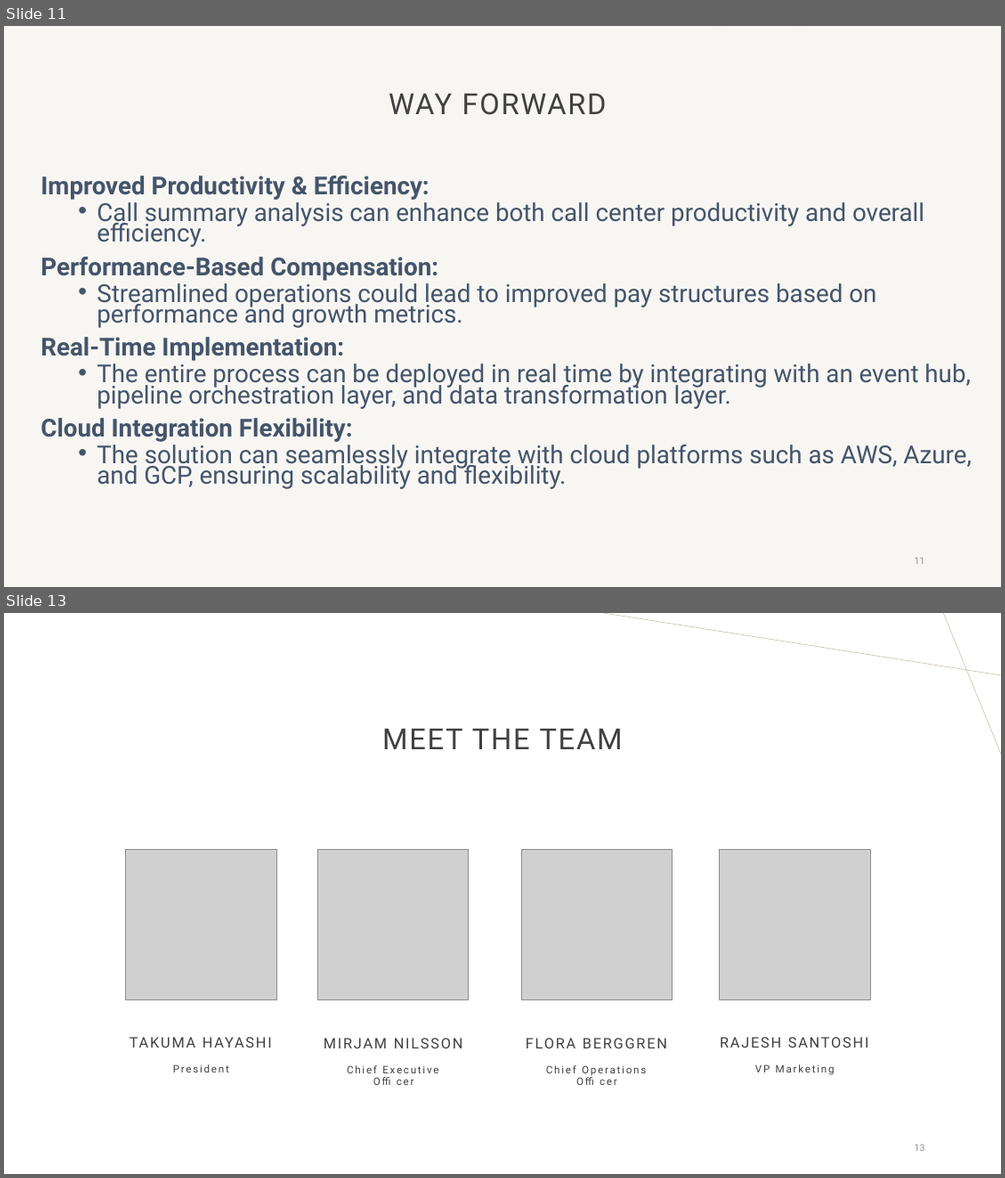
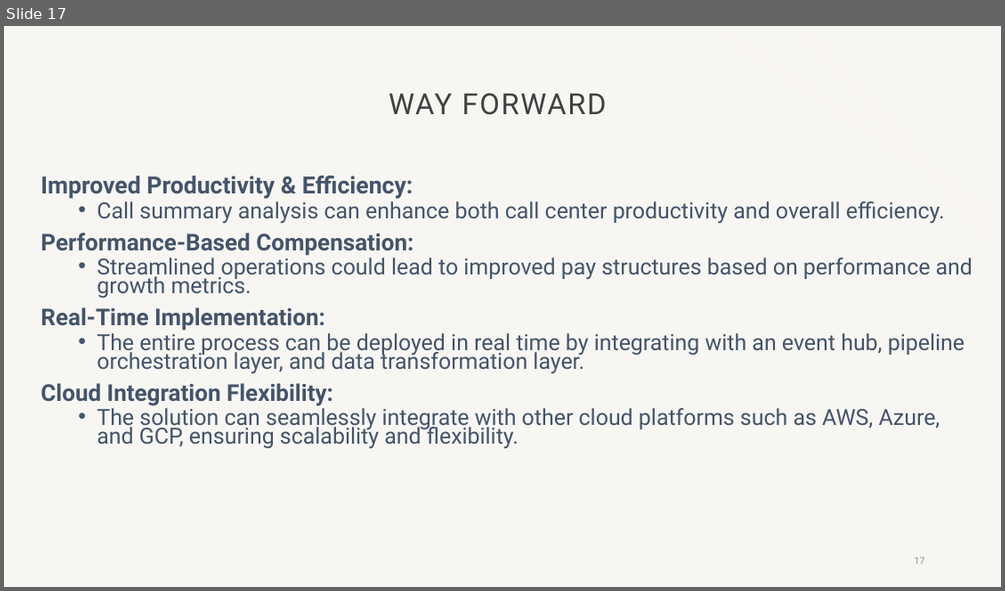
Before and after one commit to meanirban100/IBM-Watsonx-Hackathon, a slide deck: IBM-Watson-Presentation.pptx. Shown one above the other, each under a label of ours: slides 11 and 13 before the commit, slide 17 after it; the slides between them are not shown. The pictures are 1005x1178 and 1005x591 pixels, drawn with LibreOffice and Linux fonts; fonts in the diff are those of the drawing; grey boxes stand for pictures; background and template pictures are left out. Boxes give left, top, right and bottom in pixels: in the first picture for what was removed or moved away, otherwise in the second. Text is boxed around its words. In the diff, an @@ line names an element or a change of style, - is before the commit and + after.

```diff
--- a/IBM-Watson-Presentation.pptx
+++ b/IBM-Watson-Presentation.pptx
@@ slide 13 removed at (4,613,1001,1174), background #FFFFFF @@
@@ line removed from (1001, 675) to (604, 613) @@
@@ line removed from (943, 613) to (1001, 755) @@
@@ title removed at (382,728,623,749) @@
-MEET THE TEAM
@@ picture removed at (126,850,277,1000) @@
@@ picture removed at (318,850,469,1000) @@
@@ picture removed at (521,850,672,1000) @@
@@ picture removed at (720,850,871,1000) @@
@@ text removed at (114,1029,287,1057) @@
-TAKUMA HAYASHI
@@ text removed at (306,1030,481,1059) @@
-MIRJAM NILSSON
@@ text removed at (510,1030,683,1059) @@
-FLORA BERGGREN
@@ text removed at (708,1029,882,1057) @@
-RAJESH SANTOSHI
@@ text removed at (173,1064,229,1072) @@
-President
@@ text removed at (347,1065,438,1073) @@
-Chief Executive Officer
@@ text removed at (546,1065,646,1076) @@
-Chief Operations Officer
@@ text removed at (755,1064,834,1075) @@
-VP Marketing
@@ page number removed at (914,1143,925,1151) @@
-13
@@ what was slide 11 is now slide 17 @@
@@ slide 17 changed as well @@
@@ text at (40,176,972,406): size 23.8 to 22.8 pt in "Improved Productivity & Efficiency:"; size 23.8 to 21.4 pt in "Call summary analysis can enhance both call ...", "Streamlined operations could lead to improved pay ...", "The entire process can be deployed in ..."; size 23.8 to 22.3 pt in "Performance-Based Compensation:", "Real-Time Implementation:", "Cloud Integration Flexibility:" @@
@@ text at (97,404,940,449): text changed; size 23.8 to 21.4 pt @@
-  • The solution can seamlessly integrate with cloud platforms such as AWS, Azure, and GCP, ensuring scalability and flexibility.
+  • The solution can seamlessly integrate with other cloud platforms such as AWS, Azure, and GCP, ensuring scalability and flexibility.
@@ page number at (914,556,925,564): text changed @@
-11
+17
```
Also in this commit, not shown: 9 other slides changed, 8 slides added, 3 other slides removed, 11 other files.
